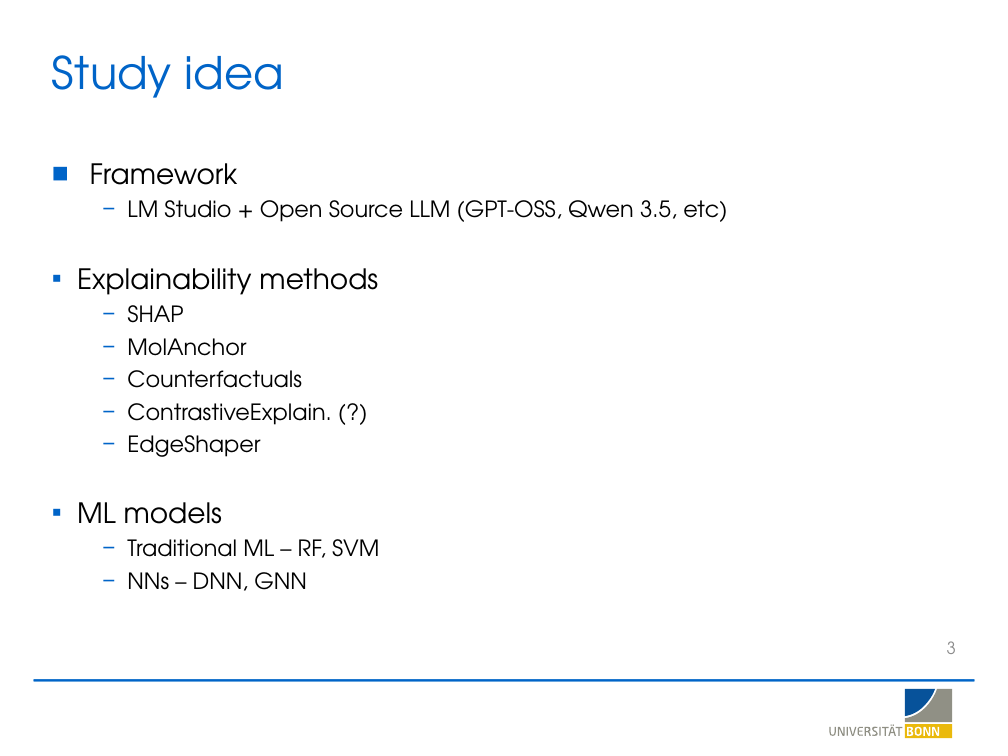
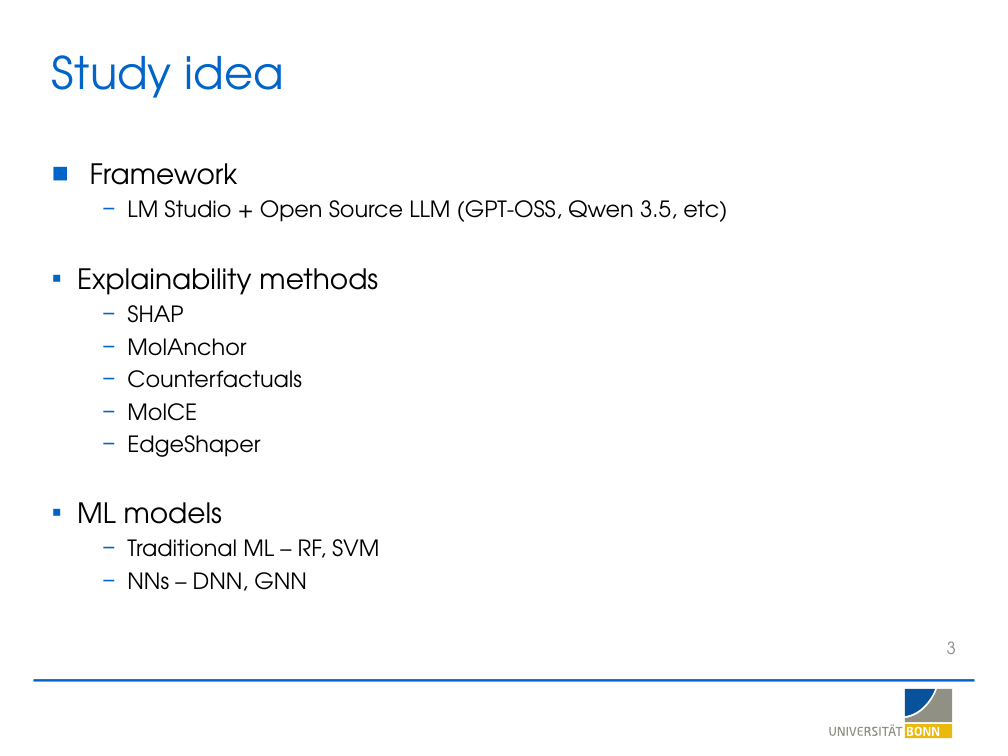
Before and after one commit to LSI-Uni-Bonn/ChemicHAL, a slide deck: slide 3 of slides/AI_Agent_Explainability.pptx. Drawn at 1008x756 pixels with LibreOffice and Linux fonts; fonts in the diff are those of the drawing; background and template pictures are left out. Boxes give left, top, right and bottom in pixels: in the first picture for what was removed or moved away, otherwise in the second. Text is boxed around its words. In the diff, an @@ line names an element or a change of style, - is before the commit and + after.

```diff
--- a/slides/AI_Agent_Explainability.pptx
+++ b/slides/AI_Agent_Explainability.pptx
@@ text at box(127, 403, 197, 421): text changed @@
-  − ContrastiveExplain. (?)
+  − MolCE
```
Also in this commit, not shown: 1 other slide changed, 3 slides added, 1 other file.
